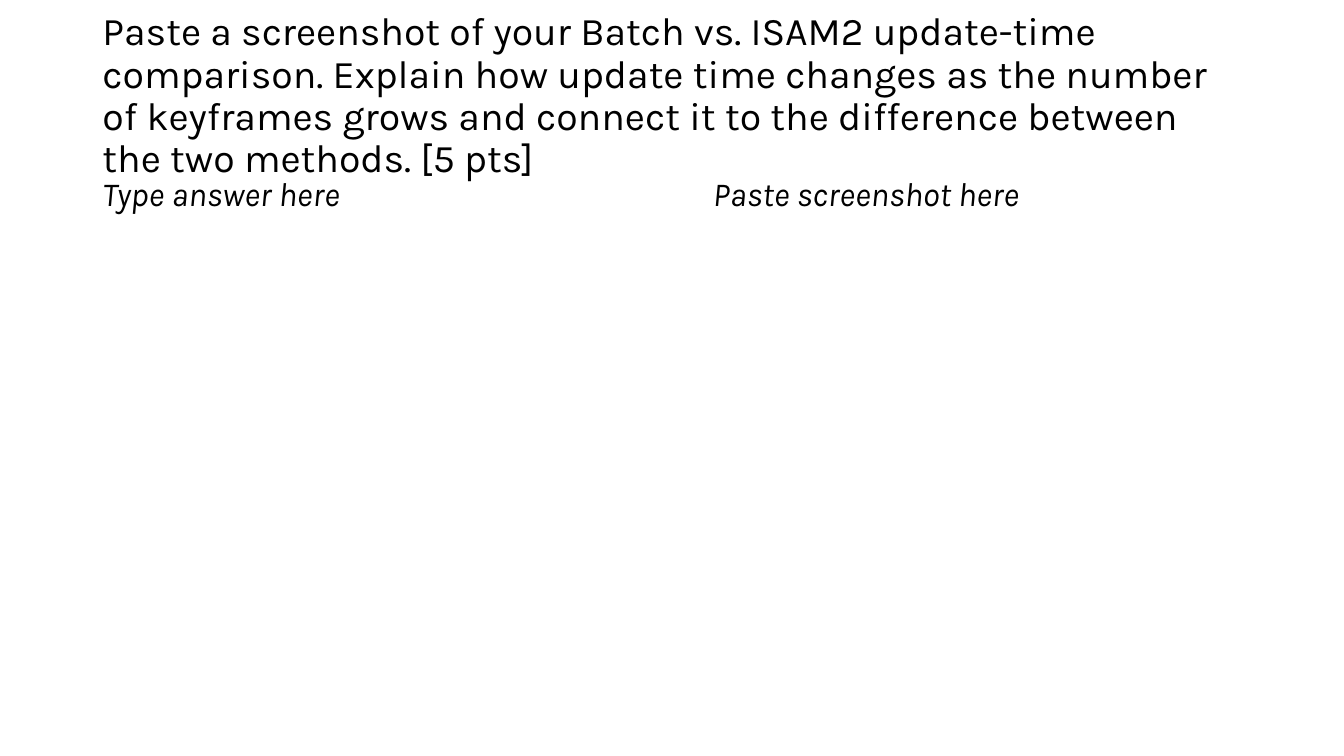
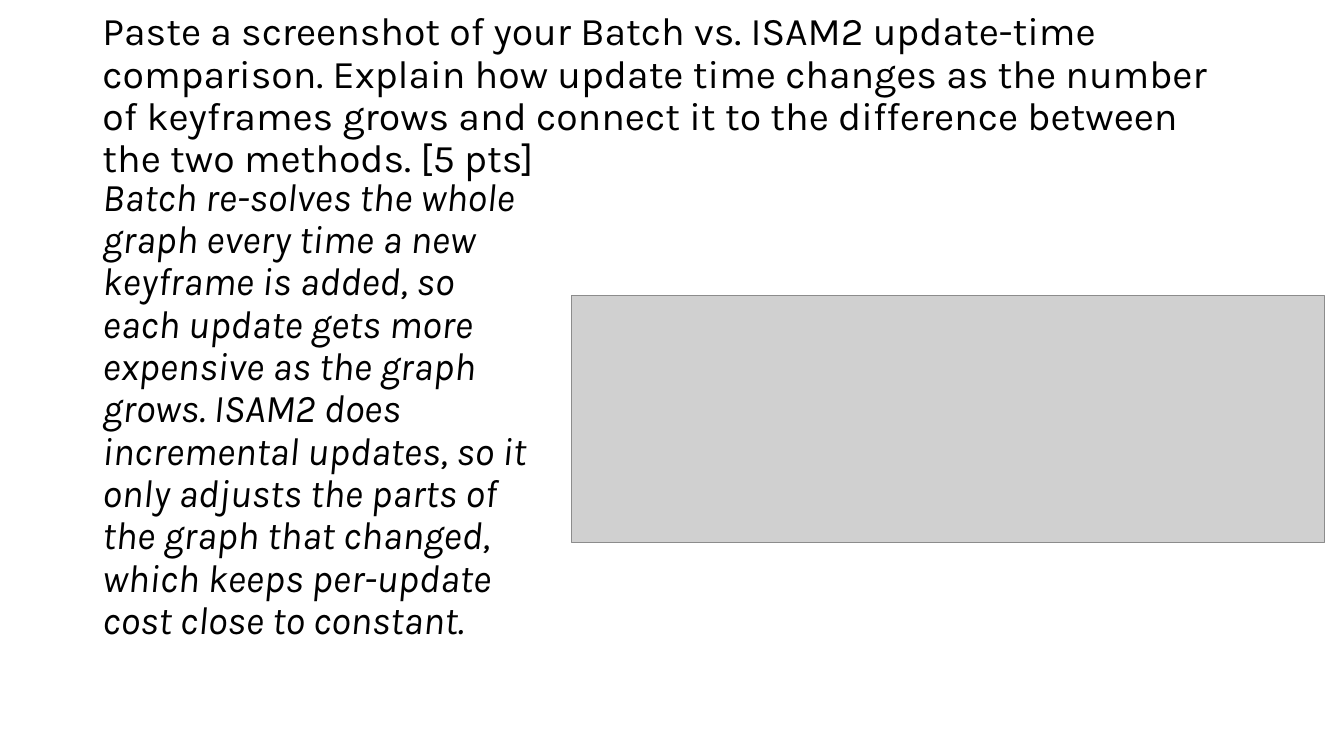
Before and after one commit to ojas-mediratta/Advanced-Mobile-Robotics, a slide deck: slide 4 of project_4b/4c_Reflection_Questions.pptx. Drawn at 1344x756 pixels with LibreOffice and Linux fonts; fonts in the diff are those of the drawing; grey boxes stand for pictures. Boxes give left, top, right and bottom in pixels: in the first picture for what was removed or moved away, otherwise in the second. Text is boxed around its words. In the diff, an @@ line names an element or a change of style, - is before the commit and + after.

```diff
--- a/project_4b/4c_Reflection_Questions.pptx
+++ b/project_4b/4c_Reflection_Questions.pptx
@@ text at <box>102,176,526,635</box>: text changed; size 24 to 28 pt @@
-Type answer here
+Batch re-solves the whole graph every time a new keyframe is added, so each update gets more expensive as the graph grows. ISAM2 does incremental updates, so it only adjusts the parts of the graph that changed, which keeps per-update cost close to constant.
@@ text removed at <box>713,183,1019,207</box> @@
-Paste screenshot here
@@ picture added at <box>572,295,1324,542</box> @@
```
Also in this commit, not shown: 5 other slides changed, 5 other files.
